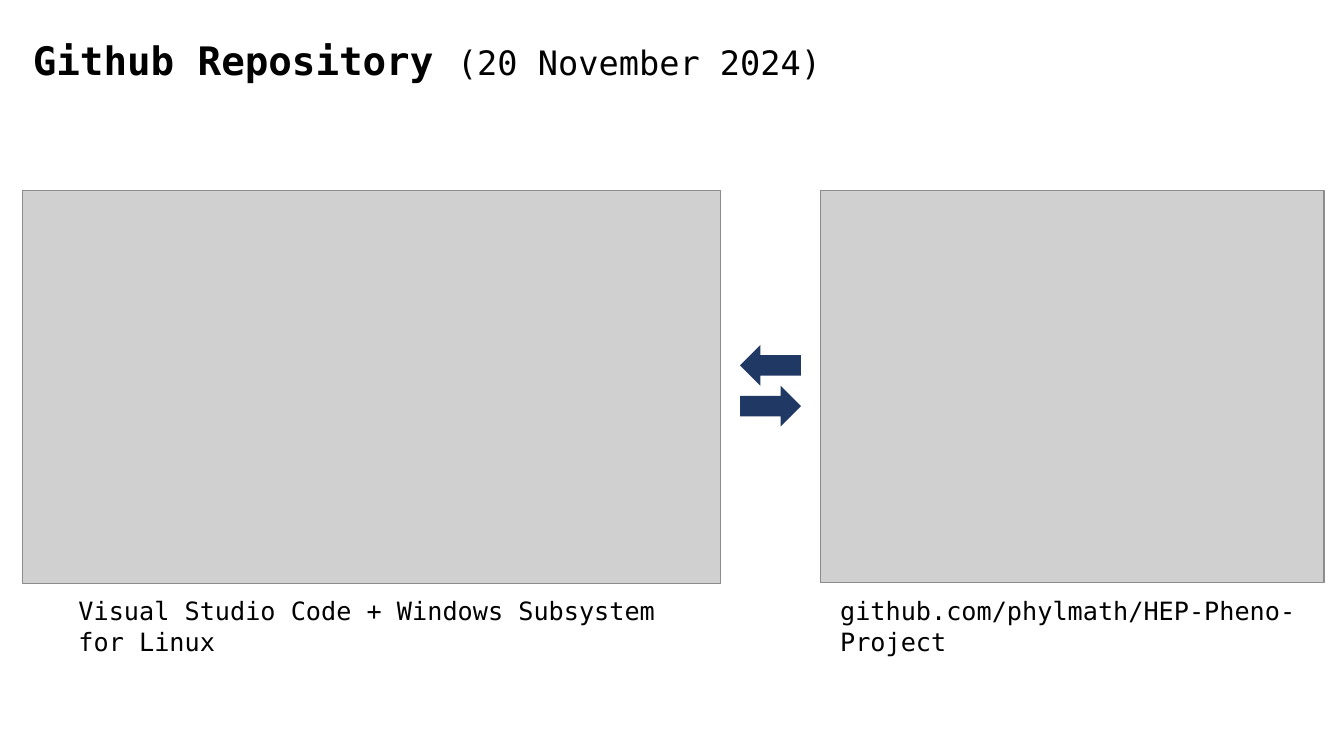
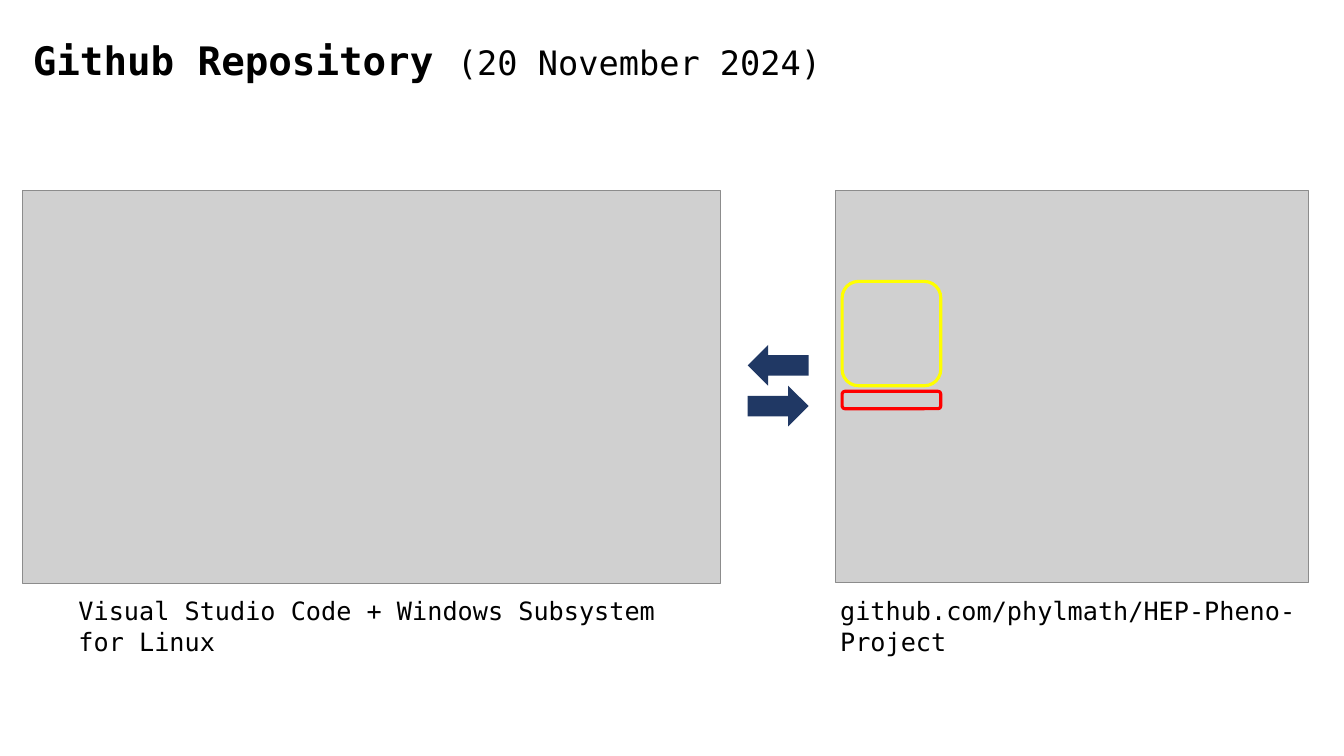
Before and after one commit to phylmath/HEP-Pheno-Project, a slide deck: slide 16 of Progress-Updates.pptx (slide 14 before the commit). Drawn at 1344x756 pixels with LibreOffice and Linux fonts; fonts in the diff are those of the drawing; grey boxes stand for pictures. Boxes give left, top, right and bottom in pixels: in the first picture for what was removed or moved away, otherwise in the second. Text is boxed around its words. In the diff, an @@ line names an element or a change of style, - is before the commit and + after.

```diff
--- a/Progress-Updates.pptx
+++ b/Progress-Updates.pptx
@@ picture: place and size @@
-picture at (821,191,1325,583)
+picture at (836,191,1309,583)
@@ rounded rectangle added at (842,281,941,386), outline #FFFF00 2.25 pt @@
@@ right arrow: place and size @@
-right arrow at (740,345,801,385)
+right arrow at (748,345,809,385)
@@ right arrow: place and size @@
-right arrow at (740,386,801,426)
+right arrow at (748,386,809,426)
@@ rounded rectangle added at (842,391,941,408), outline #FF0000 2.25 pt @@
```
Also in this commit, not shown: 1 other slide changed, 2 slides added.
